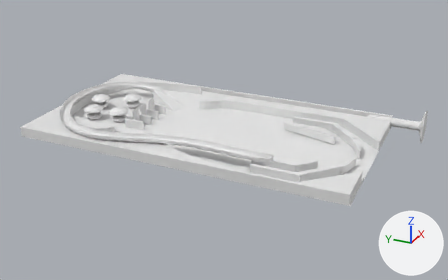
An edit to the Blender file src/resources/models/Table.blend, drawn before and after from the same camera.
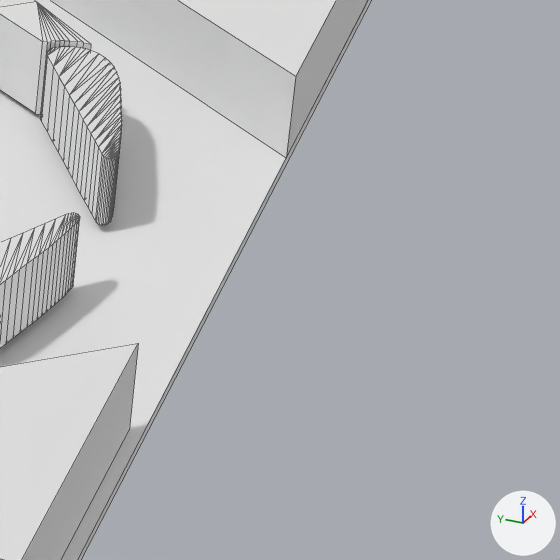
The first picture shows the older version from a camera (50 mm lens) standing at (-115.8, -18.5, 55.7) and looking at (-1.2, 33.0, -1.6). The close-ups show both versions on the part from 78% to 91% of the width and 48% to 69% of the height of that picture; other places that the commit changed are outside them. Lighting does not change. The marker at lower right points along +X, +Y and +Z. The close-ups show mesh edges as thin lines.

In view in the first close-up: 'BordeR', 'Contorno', 'Fondo', 'LFlipper', 'Lanzador', 'RFlipper'.
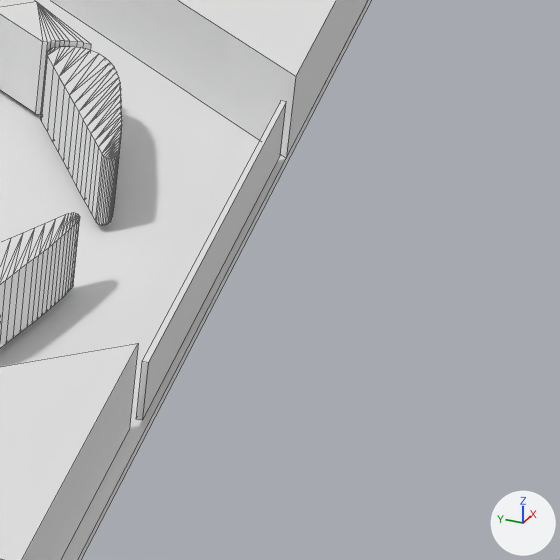
Diff of the bpy script that builds the scene:
```diff
--- a/src/resources/models/Table.blend.py
+++ b/src/resources/models/Table.blend.py
@@ mat_materialsensor @@
+mat_materialsensor = diffuse_material('MaterialSensor')
+mat_materialsensor.base_color = (0.8, 0.8, 0.8)  # white #e7e7e7
@@ me_cube_002 @@
+me_cube_002.from_pydata(...)  # a box spanning x -1.0..1.0, y -1.0..1.0, z -1.0..1.0
+me_cube_002.materials.append(mat_materialsensor)  # white #e7e7e7
@@ ob_sensorperder @@
+ob_sensorperder = bpy.data.objects.new('SensorPerder', me_cube_002)
+ob_sensorperder.location = (-3.6, 0.16, 0.95)
+ob_sensorperder.rotation_euler = (-1.571, 0.0, 0.0)  # degrees (-90, 0, 0)
+ob_sensorperder.scale = (6.87, 0.662, 0.0644)
```

Where the change shows, as pixel boxes (x1, y1, x2, y2) in the close-ups (560 x 560 px):
'SensorPerder', added
    after: (136, 101, 286, 420)
